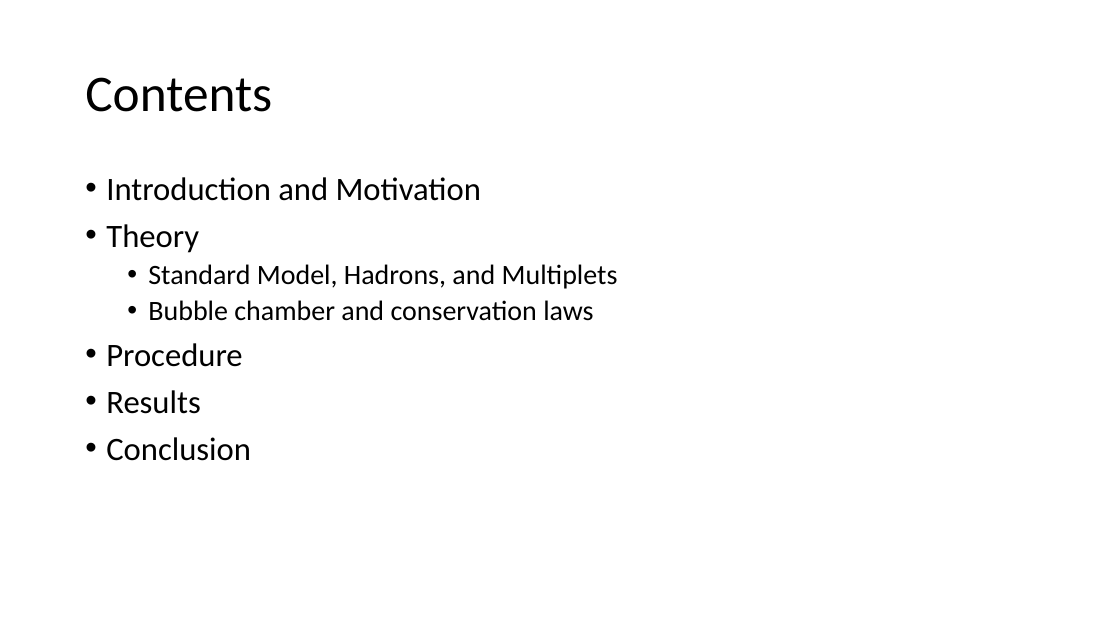
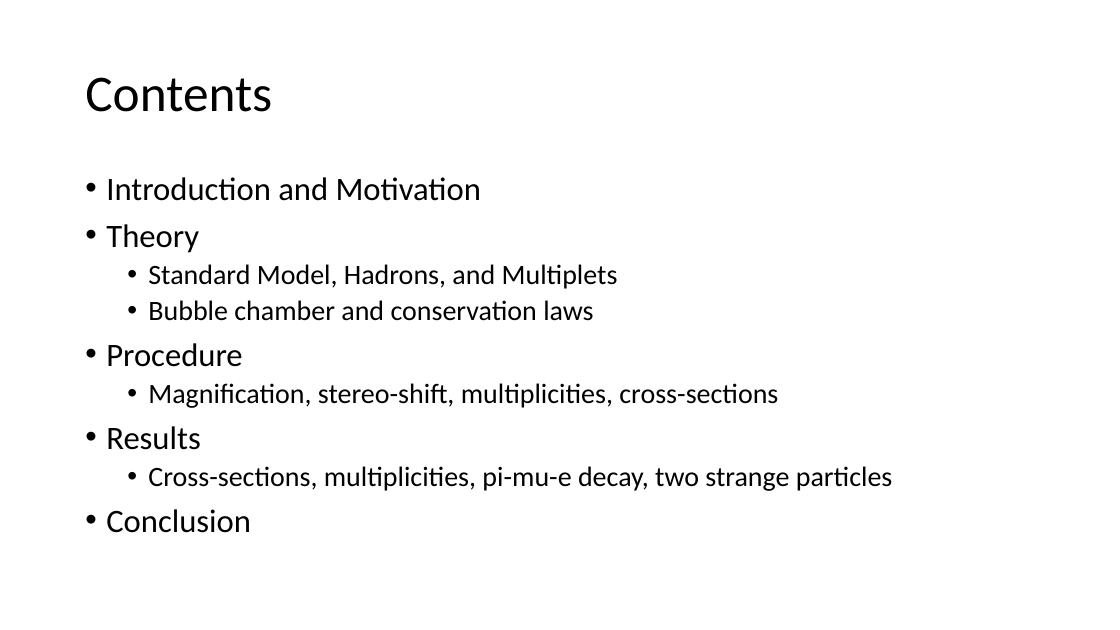
Before and after one commit to mitlabence/Lab18, a slide deck: slide 2 of Presentation/E212.pptx. Drawn at 1120x630 pixels with LibreOffice and Linux fonts; fonts in the diff are those of the drawing. Boxes give left, top, right and bottom in pixels: in the first picture for what was removed or moved away, otherwise in the second. Text is boxed around its words. In the diff, an @@ line names an element or a change of style, - is before the commit and + after.

```diff
--- a/Presentation/E212.pptx
+++ b/Presentation/E212.pptx
@@ text at (x1=148, y1=383, x2=778, y2=408): paragraph added @@
+  • Magnification, stereo-shift, multiplicities, cross-sections
@@ text at (x1=148, y1=466, x2=893, y2=491): paragraph added @@
+  • Cross-sections, multiplicities, pi-mu-e decay, two strange particles
```
Also in this commit, not shown: 4 other slides changed, 2 slides added, 7 slides removed.
